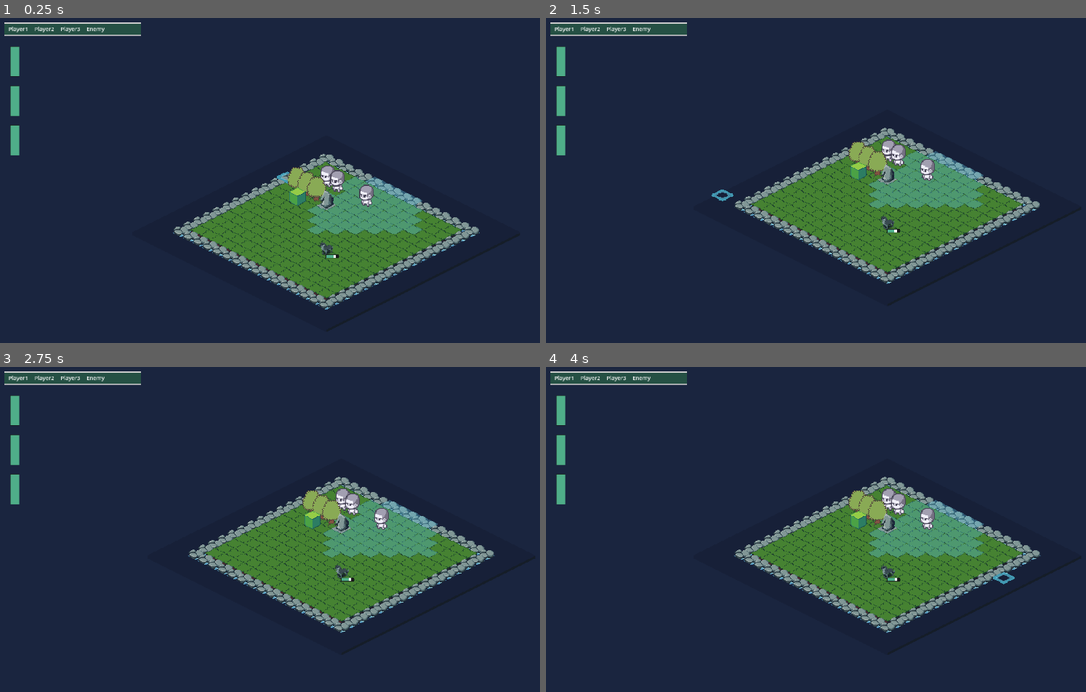
Above: before the commit, frames 1-4 (two rows, left to right).
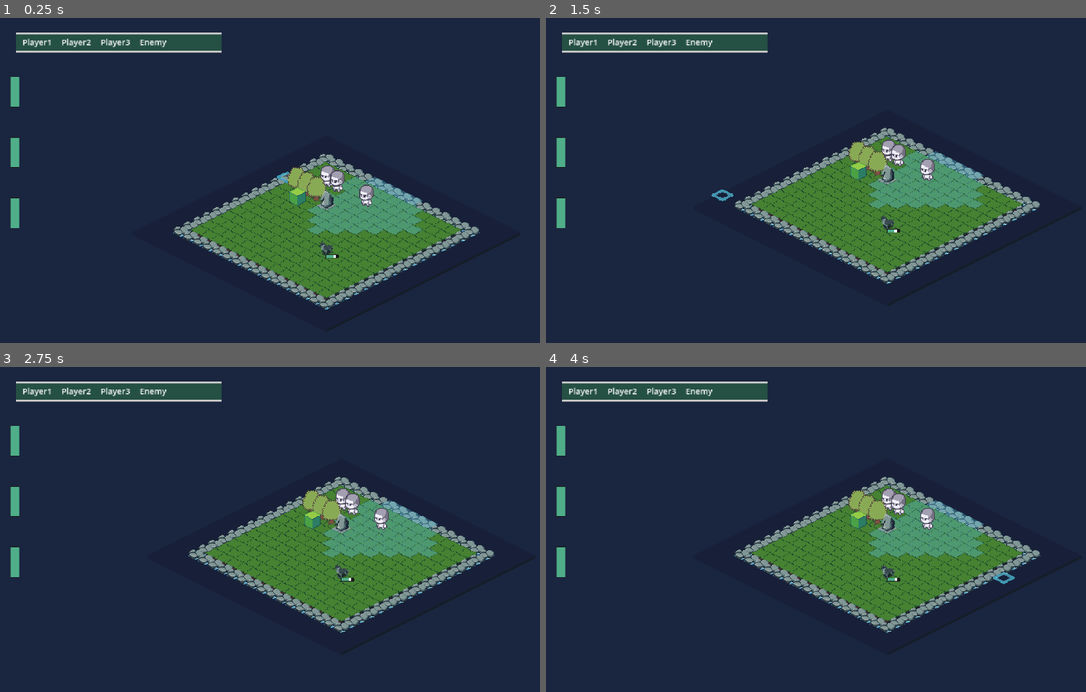
Above: after the commit, the same moments.

Repository: NopeGuy/GodotRTS
Game: Godot game, scene res://main.tscn
The game is run twice, just before and just after one commit, with the same random seed, the same clock (stepped at 60 frames per second) and the same inputs.
Inputs (mouse positions are in pixels of both pictures, inside the frame that each line leads up to):
- Up to frame 1 (0.25 s): no input
- Up to frame 2 (1.5 s): move the mouse to (961, 164) at 0.52 s; click (961, 164) at 0.6 s; move the mouse to (718, 196) at 1.27 s; click (718, 196) at 1.35 s
- Up to frame 3 (2.75 s): tap Enter at 2 s; move the mouse to (345, 458) at 2.02 s; click (345, 458) at 2.1 s
- Up to frame 4 (4 s): tap Space at 2.75 s; move the mouse to (805, 594) at 2.77 s; click (805, 594) at 2.85 s; tap Enter at 3.5 s; move the mouse to (1010, 578) at 3.52 s; click (1010, 578) at 3.6 s

The runs differ from the first frame. In frame 1, 3.7% of the frame differs, in the area x 0-42%, y 1-65%; in frame 2, 3.7%; in frame 3, 3.7%; in frame 4, 3.7%.

Commit message:
Now pathfinding in animation as well

Diff:
--- a/CharacterManager.gd
+++ b/CharacterManager.gd
@@ -24,11 +24,11 @@
 	players[0].Movement = 5
 	players[1].Movement = 6
 	players[2].Movement = 7
-	players[3].Movement = 5
+	players[3].Movement = 10
 
-	players[0].HealthPos = Vector2i(40, 200)
-	players[1].HealthPos = Vector2i(40, 330)
-	players[2].HealthPos = Vector2i(40, 460)
+	players[0].HealthPos = Vector2i(40, 300)
+	players[1].HealthPos = Vector2i(40, 500)
+	players[2].HealthPos = Vector2i(40, 700)
 
 	if players.size() > 0:
 		active_player = players[0] # Set the first player as the active one
--- a/Characters/player.gd
+++ b/Characters/player.gd
@@ -11,6 +11,8 @@
 var target_position: Vector2 = Vector2()  # Target position for movement
 var current_position: Vector2 = Vector2()  # Target position for movement
 var is_moving: bool = false  # Track whether the character is moving
+var walkable_tiles
+var path
 
 @onready var health_bar = get_node("CanvasLayer/HealthBar")
 
@@ -37,47 +39,28 @@
 		move_toward_target(delta)
 
 func move_toward_target(delta):
-	# Move smoothly toward the target position
+	if path.size() == 0:  # If there are no more tiles in the path, exit the function
+		return
+
+	# Get the current tile and the next target tile from the path
 	var current_tile = tile_map.local_to_map(global_position)
-	var target_tile = tile_map.local_to_map(target_position)
-	var target_tile_x = Vector2i(target_tile.x, current_tile.y)
-	var target_tile_y = Vector2i(current_tile.x, target_tile.y)
-	var target_position_x = tile_map.map_to_local(target_tile_x)
-	var target_position_y = tile_map.map_to_local(target_tile_y)
-	var dist_x = abs(target_tile.x - current_position.x)
-	var dist_y = abs(target_tile.y - current_position.y)
+	var next_target_tile = path[0]
+	var next_target_position = tile_map.map_to_local(next_target_tile)
 
+	# Check if we have arrived at the next target tile
+	if current_tile == next_target_tile:
+		# Snap to the target position
+		global_position = next_target_position
+		path.remove_at(0)  # Remove the reached tile from the path
 
-	# Move along the axis with the greater distance first
-	if dist_x > dist_y:
-		# Check if we have arrived at the target tile (using map coordinates)
-		if current_tile == target_tile:
-			# Snap to the target position and stop moving
-			global_position = target_position
+		# If there are no more tiles in the path, stop moving
+		if path.size() == 0:
 			is_moving = false
-			CharacterManager.switch_to_next_player(target_tile)
-		elif current_tile.x != target_tile_x.x:
-			# Interpolate position towards the target
-			var direction = (target_position_x - global_position).normalized()
-			global_position += direction * speed * delta
-		else:
-			# Interpolate position towards the target
-			var direction = (target_position - global_position).normalized()
-			global_position += direction * speed * delta
-	else:		# Check if we have arrived at the target tile (using map coordinates)
-		if current_tile == target_tile:
-			# Snap to the target position and stop moving
-			global_position = target_position
-			is_moving = false
-			CharacterManager.switch_to_next_player(target_tile)
-		elif current_tile.y != target_tile_y.y:
-			# Interpolate position towards the target
-			var direction = (target_position_y - global_position).normalized()
-			global_position += direction * speed * delta
-		else:
-			# Interpolate position towards the target
-			var direction = (target_position - global_position).normalized()
-			global_position += direction * speed * delta
+			CharacterManager.switch_to_next_player(next_target_tile)  # Notify that we've reached the final target
+	else:
+		# Calculate direction and move towards the next target position
+		var direction = (next_target_position - global_position).normalized()
+		global_position += direction * speed * delta
 
 
 func MoveMouse():
@@ -86,7 +69,7 @@
 			var selected_tile = Vector2i(tile_map.get_selected_tile())
 
 			# Get the list of walkable tiles from the current position
-			var walkable_tiles = tile_map.is_tile_walkable(self.current_position, self.Movement)
+			walkable_tiles = tile_map.is_tile_walkable(self.current_position, self.Movement)
 
 			# Check if the selected tile is in the list of walkable tiles
 			if selected_tile in walkable_tiles:
@@ -96,6 +79,7 @@
 				# Set the target position and begin moving
 				target_position = clicked_tile_position
 				current_position = current_tile
+				path = tile_map.find_path(current_tile, selected_tile, walkable_tiles)
 				is_moving = true
 
 				# Example of HP reduction, you can change this logic as needed
--- a/Enemies/enemy.gd
+++ b/Enemies/enemy.gd
@@ -10,7 +10,8 @@
 var target_position: Vector2 = Vector2()  # Target position for movement
 var current_position: Vector2 = Vector2()  # Target position for movement
 var is_moving: bool = false  # Track whether the character is moving
-
+var walkable_tiles
+var path
 
 func _ready():
 	tile_map = get_node("../tile_map")
@@ -34,49 +35,30 @@
 	if is_moving:
 		move_toward_target(delta)
 
+
 func move_toward_target(delta):
-	# Move smoothly toward the target position
+	if path.size() == 0:  # If there are no more tiles in the path, exit the function
+		return
+
+	# Get the current tile and the next target tile from the path
 	var current_tile = tile_map.local_to_map(global_position)
-	var target_tile = tile_map.local_to_map(target_position)
-	var target_tile_x = Vector2i(target_tile.x, current_tile.y)
-	var target_tile_y = Vector2i(current_tile.x, target_tile.y)
-	var target_position_x = tile_map.map_to_local(target_tile_x)
-	var target_position_y = tile_map.map_to_local(target_tile_y)
-	var dist_x = abs(target_tile.x - current_position.x)
-	var dist_y = abs(target_tile.y - current_position.y)
+	var next_target_tile = path[0]
+	var next_target_position = tile_map.map_to_local(next_target_tile)
 
+	# Check if we have arrived at the next target tile
+	if current_tile == next_target_tile:
+		# Snap to the target position
+		global_position = next_target_position
+		path.remove_at(0)  # Remove the reached tile from the path
 
-
-	# Move along the axis with the greater distance first
-	if dist_x > dist_y:
-		# Check if we have arrived at the target tile (using map coordinates)
-		if current_tile == target_tile:
-			# Snap to the target position and stop moving
-			global_position = target_position
+		# If there are no more tiles in the path, stop moving
+		if path.size() == 0:
 			is_moving = false
-			CharacterManager.switch_to_next_player(target_tile)
-		elif current_tile.x != target_tile_x.x:
-			# Interpolate position towards the target
-			var direction = (target_position_x - global_position).normalized()
-			global_position += direction * speed * delta
-		else:
-			# Interpolate position towards the target
-			var direction = (target_position - global_position).normalized()
-			global_position += direction * speed * delta
-	else:		# Check if we have arrived at the target tile (using map coordinates)
-		if current_tile == target_tile:
-			# Snap to the target position and stop moving
-			global_position = target_position
-			is_moving = false
-			CharacterManager.switch_to_next_player(target_tile)
-		elif current_tile.y != target_tile_y.y:
-			# Interpolate position towards the target
-			var direction = (target_position_y - global_position).normalized()
-			global_position += direction * speed * delta
-		else:
-			# Interpolate position towards the target
-			var direction = (target_position - global_position).normalized()
-			global_position += direction * speed * delta
+			CharacterManager.switch_to_next_player(next_target_tile)  # Notify that we've reached the final target
+	else:
+		# Calculate direction and move towards the next target position
+		var direction = (next_target_position - global_position).normalized()
+		global_position += direction * speed * delta
 
 
 func MoveMouse():
@@ -85,7 +67,7 @@
 			var selected_tile = Vector2i(tile_map.get_selected_tile())
 
 			# Get the list of walkable tiles from the current position
-			var walkable_tiles = tile_map.is_tile_walkable(self.current_position, self.Movement)
+			walkable_tiles = tile_map.is_tile_walkable(self.current_position, self.Movement)
 
 			# Check if the selected tile is in the list of walkable tiles
 			if selected_tile in walkable_tiles:
@@ -95,4 +77,5 @@
 				# Set the target position and begin moving
 				target_position = clicked_tile_position
 				current_position = current_tile
+				path = tile_map.find_path(current_tile, selected_tile, walkable_tiles)
 				is_moving = true
--- a/main.tscn
+++ b/main.tscn
@@ -32,5 +32,5 @@
 
 [node name="TurnCounter" parent="Overlay" instance=ExtResource("1_2bk23")]
 z_index = 3
-position = Vector2(555, 316)
-scale = Vector2(2, 2)
+position = Vector2(862, 496)
+scale = Vector2(3, 3)
--- a/tile_map.gd
+++ b/tile_map.gd
@@ -185,3 +185,100 @@
 					queue.append({"position": next_position, "steps": steps + 1})
 
 	return walkable_tiles
+
+# Calculate the path from the current position to the target position
+func find_path(current_position: Vector2i, target_position: Vector2i, walkable_tiles: Array) -> Array:
+	var open_set = []  # Nodes to be evaluated
+	var came_from = {}  # For reconstructing the path
+	var g_score = {}  # Cost from start to a node
+	var f_score = {}  # Total cost from start to goal through the node
+
+	# Initialize scores for all walkable tiles
+	for tile in walkable_tiles:
+		g_score[str(tile)] = INF  # Set to infinity
+		f_score[str(tile)] = INF
+
+	g_score[str(current_position)] = 0
+	f_score[str(current_position)] = heuristic(current_position, target_position)
+	open_set.append(current_position)
+
+	while open_set.size() > 0:
+		# Get the node in open_set with the lowest f_score
+		var current = get_lowest_f_score(open_set, f_score)
+
+		# Check if we reached the target
+		if current == target_position:
+			return reconstruct_path(came_from, current)
+
+		open_set.erase(current)  # Remove current from open_set
+
+		# Check the neighbors
+		for direction in [Vector2i(1, 0), Vector2i(-1, 0), Vector2i(0, 1), Vector2i(0, -1)]:
+			var neighbor = current + direction
+
+			# Ensure neighbor is a walkable tile and not occupied
+			if Dic.has(str(neighbor)) and Dic[str(neighbor)]["Walkable"]:
+				var occupied = false
+				for character in CharacterManager.players:
+					if Vector2i(character.current_position) == neighbor:
+						occupied = true
+						break
+
+				if occupied:
+					continue  # Skip this neighbor if occupied
+
+				var tentative_g_score = g_score[str(current)] + 1  # Base cost for moving
+				var current_direction = get_direction(current, neighbor)
+
+				# Add turn penalty if direction changes
+				if came_from.has(str(current)):
+					var previous_direction = get_direction(came_from[str(current)], current)
+					if current_direction != previous_direction:
+						tentative_g_score += 1  # Add penalty for turning
+
+				# Debugging output
+				print("Current: ", str(current), " Neighbor: ", str(neighbor), " Tentative G Score: ", tentative_g_score)
+
+				# Ensure that g_score for neighbor is initialized
+				if !g_score.has(str(neighbor)):
+					print("Warning: g_score does not have key: ", str(neighbor))
+					g_score[str(neighbor)] = INF  # Default to INF to avoid access errors
+
+				if tentative_g_score < g_score[str(neighbor)]:
+					# This path is the best until now, record it
+					came_from[str(neighbor)] = current
+					g_score[str(neighbor)] = tentative_g_score
+					f_score[str(neighbor)] = g_score[str(neighbor)] + heuristic(neighbor, target_position)
+
+					if not open_set.has(neighbor):
+						open_set.append(neighbor)
+
+	return []  # Return empty array if no path is found
+
+# Helper function to calculate heuristic (Manhattan distance)
+func heuristic(a: Vector2i, b: Vector2i) -> int:
+	return abs(a.x - b.x) + abs(a.y - b.y)
+
+# Helper function to get the node with the lowest f_score
+func get_lowest_f_score(open_set: Array, f_score: Dictionary) -> Vector2i:
+	var lowest = open_set[0]
+	for node in open_set:
+		if f_score[str(node)] < f_score[str(lowest)]:
+			lowest = node
+	return lowest
+
+# Helper function to reconstruct the path from came_from
+func reconstruct_path(came_from: Dictionary, current: Vector2i) -> Array:
+	var total_path = []
+	total_path.append(current)
+
+	while came_from.has(str(current)):
+		current = came_from[str(current)]
+		total_path.append(current)
+
+	total_path.reverse()  # Reverse the path to start from the beginning
+	return total_path
+
+# Helper function to get the direction between two tiles
+func get_direction(from: Vector2i, to: Vector2i) -> Vector2i:
+	return (to - from)
